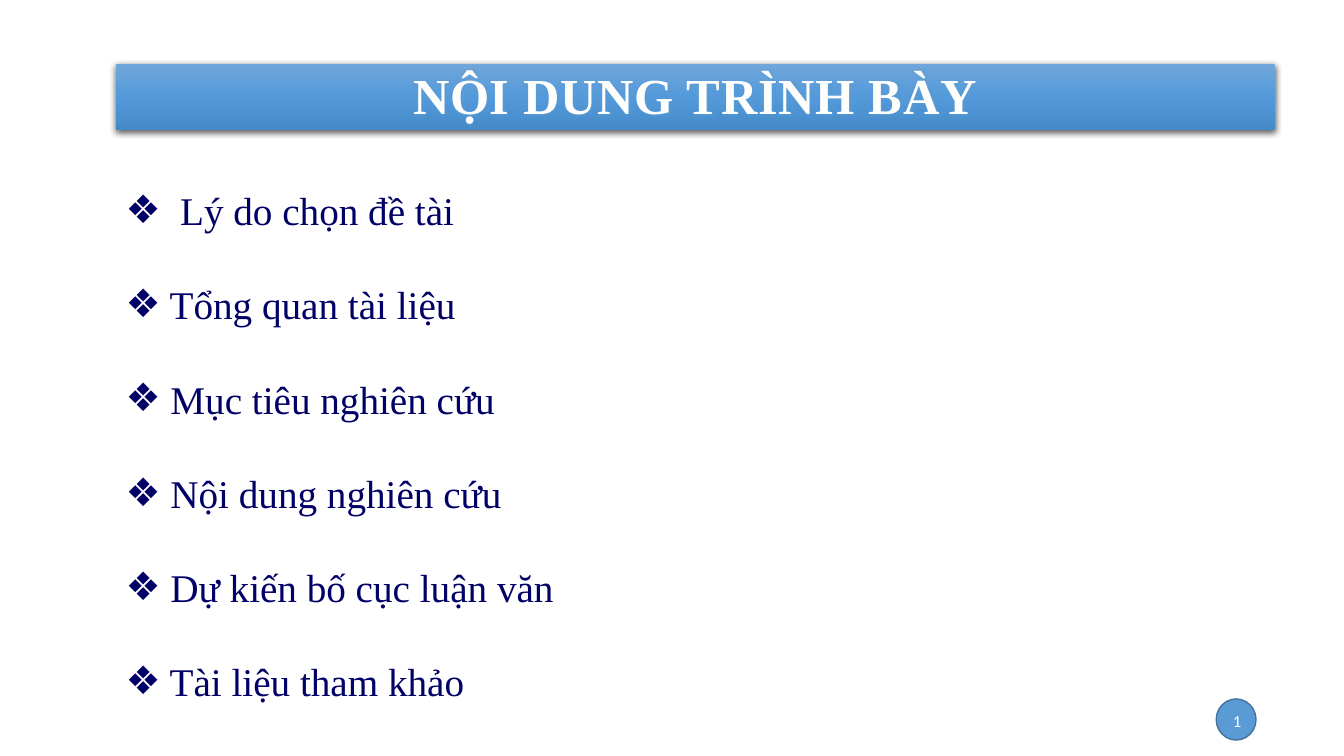
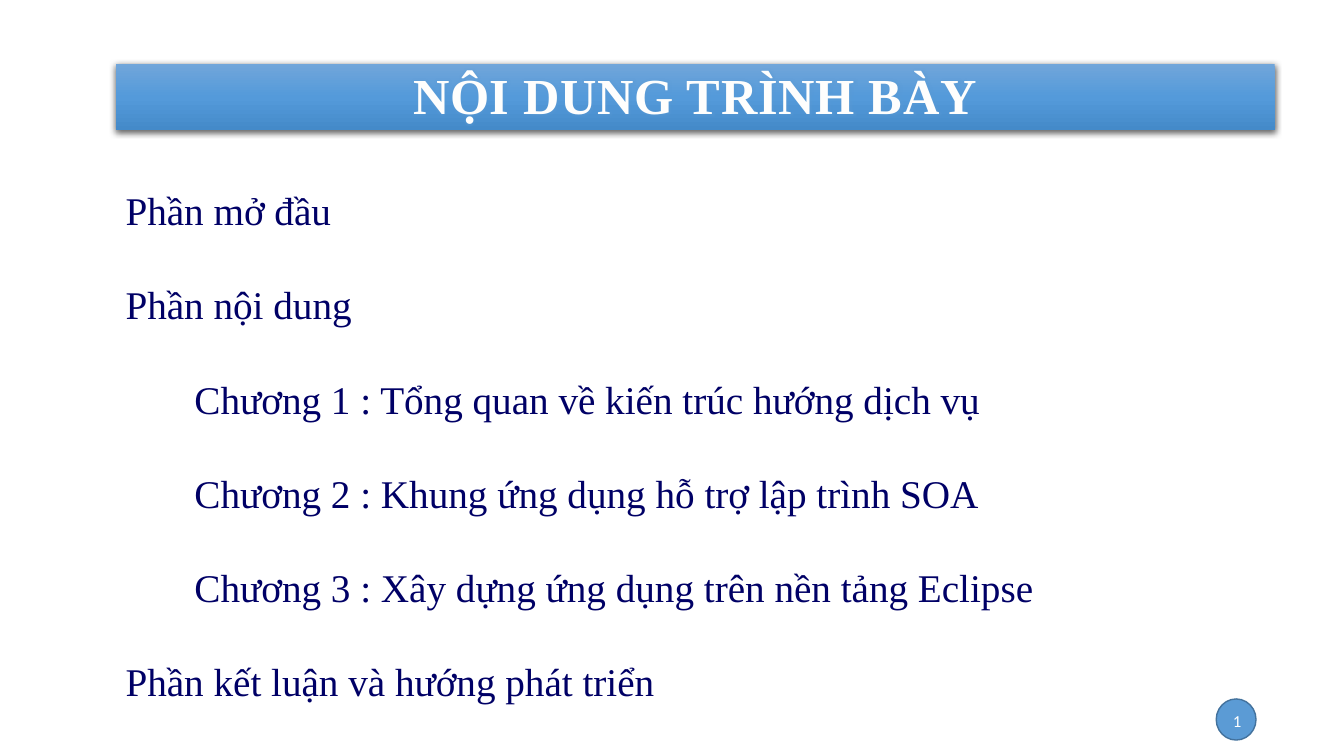
Before and after one commit to nhanhnt/LUANVAN, a slide deck: slide 2 of WORD/luanvan_nhanhnt.pptx. Drawn at 1344x756 pixels with LibreOffice and Linux fonts; fonts in the diff are those of the drawing; background and template pictures are left out. Boxes give left, top, right and bottom in pixels: in the first picture for what was removed or moved away, otherwise in the second. Text is boxed around its words. In the diff, an @@ line names an element or a change of style, - is before the commit and + after.

```diff
--- a/WORD/luanvan_nhanhnt.pptx
+++ b/WORD/luanvan_nhanhnt.pptx
@@ text at box(126, 196, 1033, 703): text changed @@
-❖ Lý do chọn đề tài
-❖ Tổng quan tài liệu
-❖ Mục tiêu nghiên cứu
-❖ Nội dung nghiên cứu
-❖ Dự kiến bố cục luận văn
-❖ Tài liệu tham khảo
+Phần mở đầu
+Phần nội dung
+Chương 1 : Tổng quan về kiến trúc hướng dịch vụ
+Chương 2 : Khung ứng dụng hỗ trợ lập trình SOA
+Chương 3 : Xây dựng ứng dụng trên nền tảng Eclipse
+Phần kết luận và hướng phát triển
```
Also in this commit, not shown: 1 other slide changed, 3 slides added, 1 slide removed.
